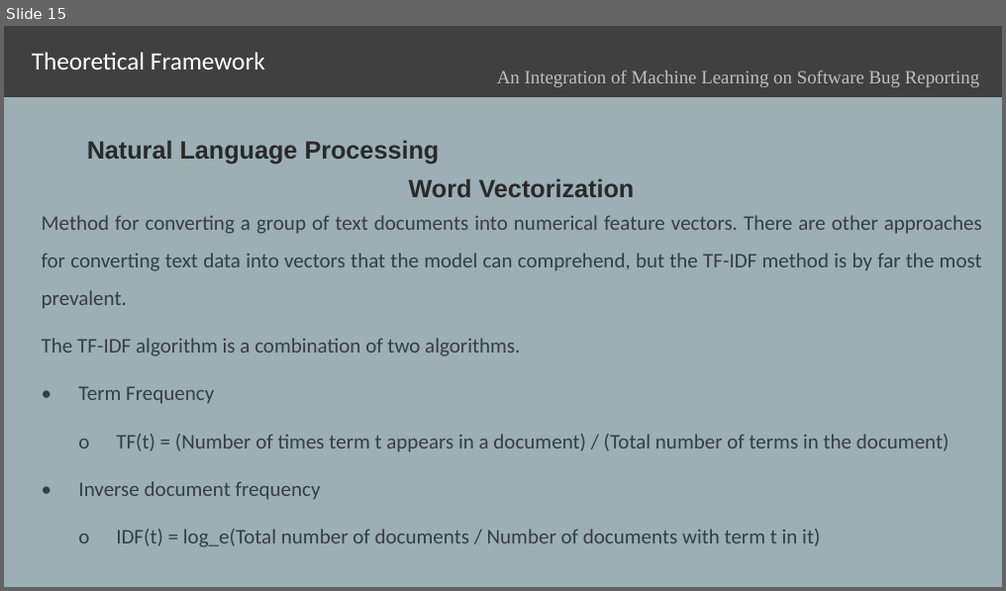
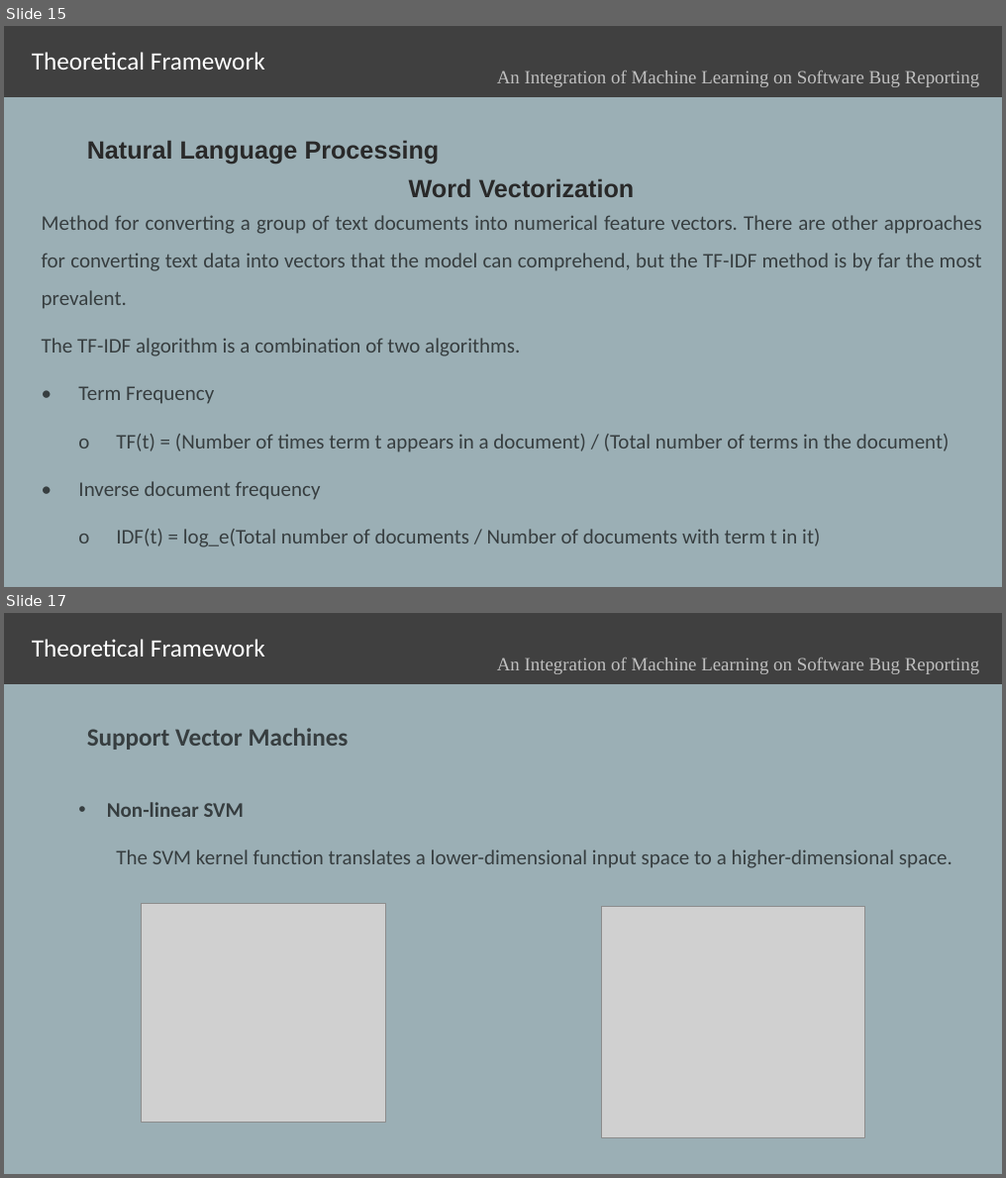
Before and after one commit to jengfad/capstone, a slide deck: joane/Redefense/Capstone 1_JML.pptx. Shown one above the other, each under a label of ours: slide 15 before the commit, slides 15 and 17 after it; the slides between them are not shown. The pictures are 1006x591 and 1006x1178 pixels, drawn with LibreOffice and Linux fonts; fonts in the diff are those of the drawing; grey boxes stand for pictures. Boxes give left, top, right and bottom in pixels: in the first picture for what was removed or moved away, otherwise in the second. Text is boxed around its words. In the diff, an @@ line names an element or a change of style, - is before the commit and + after.

```diff
--- a/joane/Redefense/Capstone 1_JML.pptx
+++ b/joane/Redefense/Capstone 1_JML.pptx
@@ slide 17 added at [4,613,1002,1174], background #9BAFB5 @@
@@ rectangle added at [4,613,1002,684], fill #404040 @@
@@ subtitle added at [32,639,265,657], 24 pt, text #FFFFFF @@
+Theoretical Framework
@@ text added at [497,658,980,674], 18 pt, text #BFBFBF @@
+An Integration of Machine Learning on Software Bug Reporting
@@ text added at [87,728,349,750], 24 pt, text #383E40, bold @@
+Support Vector Machines
@@ text added at [107,802,952,868], 20 pt, text #383E40 @@
+  • Non-linear SVM
+  The SVM kernel function translates a lower-dimensional input space to a higher-dimensional space.
@@ picture added at [141,903,385,1123] @@
@@ picture added at [602,907,865,1140] @@
```
Also in this commit, not shown: 4 slides changed, 3 other slides added, 4 other files.
